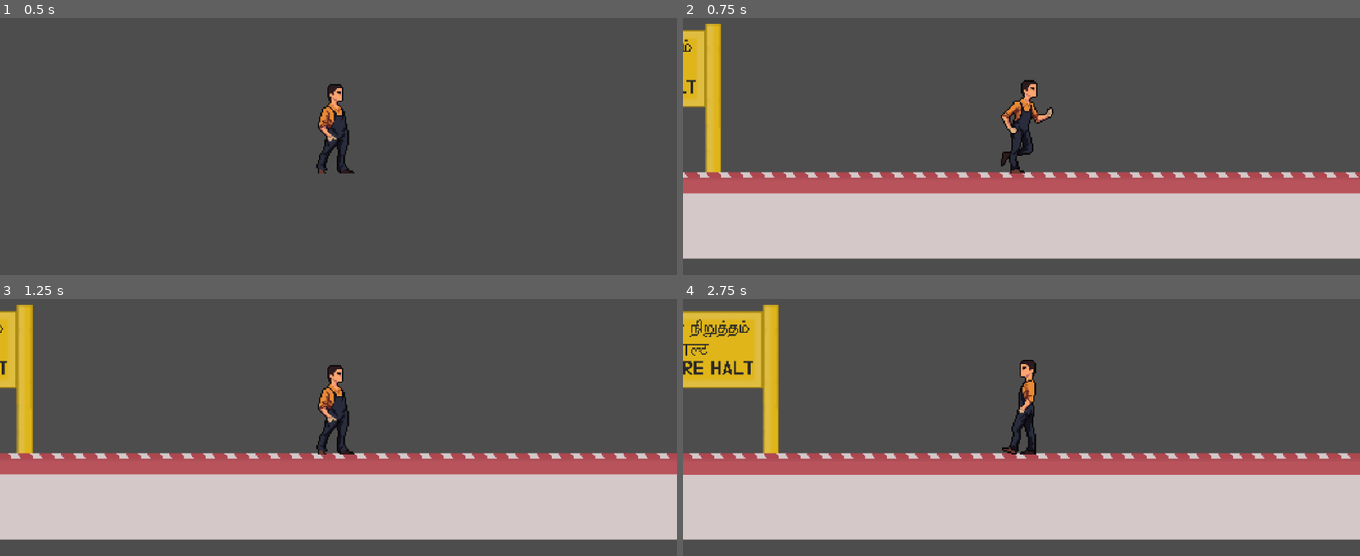
Above: before the commit, frames 1-4 (two rows, left to right).
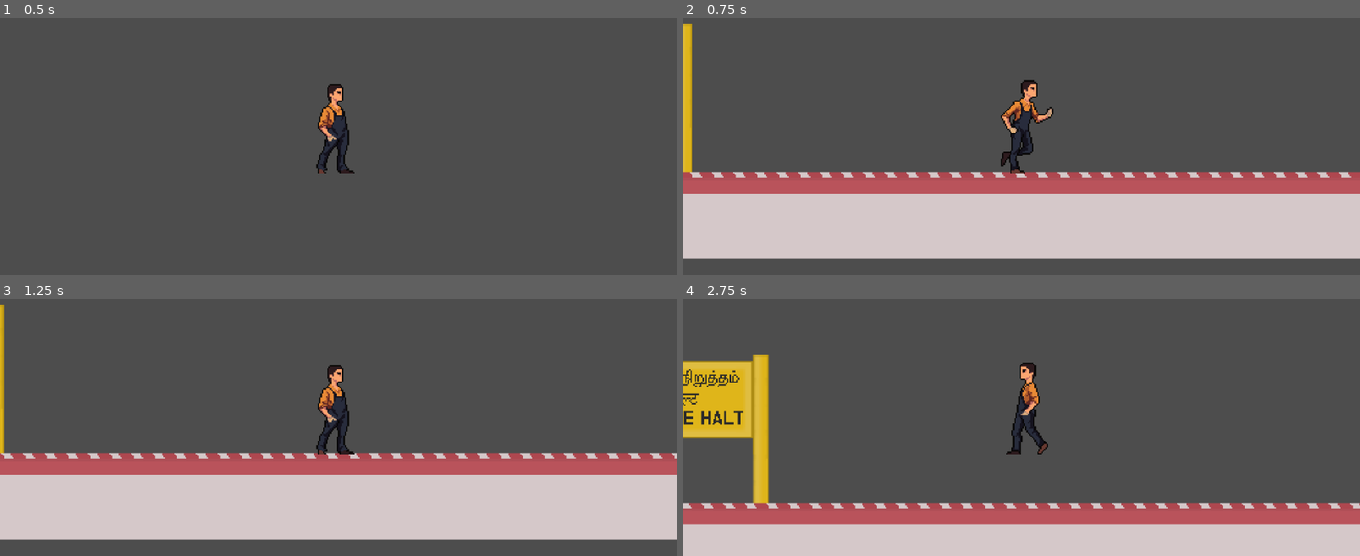
Above: after the commit, the same moments.

Repository: nareshkarthigeyan/velanorehalt
Game: Godot game, scene res://Main.tscn
Same seed, same stepped clock (60 frames per second), same inputs: the game is played once before the commit and once after it.
Inputs (mouse positions are in pixels of both pictures, inside the frame that each line leads up to):
- Up to frame 1 (0.5 s): no input
- Up to frame 2 (0.75 s): tap Enter (ui_accept) at 0.5 s; move the mouse to (1170, 66) at 0.52 s; hold Right (ui_right) from 0.53 s (still down); hold Enter (ui_accept) from 0.53 s (still down); click (1170, 66) at 0.67 s
- Up to frame 3 (1.25 s): keep holding Right (ui_right); keep holding Enter (ui_accept)
- Up to frame 4 (2.75 s): move the mouse to (886, 383) at 1.27 s; release Enter (ui_accept) at 1.28 s; tap Enter (ui_accept) at 1.35, 1.52, 1.82 s; move the mouse to (outside the picture) at 2.02 s; release Right (ui_right) at 2.03 s; hold Left (ui_left) from 2.03 s (still down); hold Enter (ui_accept) from 2.03 s (still down)

Frame 1 is identical in both runs. In frame 2, 4.4% of the frame differs, in the area x 0-100%, y 2-69%; in frame 3, 4.2%; in frame 4, 41%, in the area x 0-100%, y 2-100%.

Commit message:
continous jump + move mid air fix

Diff:
--- a/Player/Script/IdleState.gd
+++ b/Player/Script/IdleState.gd
@@ -5,6 +5,8 @@
 	print("In Idle State!")
 	player.velocity.x = move_toward(player.velocity.x, 0, player.WALK_SPEED)
 	player.AnimatedPlayerSprite.play("idle")
+
+
 
 func Physics(delta: float) -> State:
 	#print("Inside Idle Physics")
@@ -21,8 +23,14 @@
 		input_pressed = "ui_left"
 	elif Input.is_action_just_pressed("ui_right"):
 		input_pressed = "ui_right"
-	elif Input.is_action_just_pressed("ui_accept"):
-		return player.state_machine.get_node("JumpState")
+	elif Input.is_action_pressed("ui_accept"):
+		player.jump_requested = true
+		player.jump_cancelled = false
+		player.delayed_jump()
+		return null
+
+	if Input.is_action_just_released("ui_accept"):
+		player.jump_cancelled = true
 
 	if input_pressed != "":
 		if current_time - player.last_input_time[input_pressed] <= player.DOUBLE_TAP_TIME:
--- a/Player/JumpState.gd
+++ b/Player/Script/JumpState.gd
@@ -13,15 +13,37 @@
 
 func Physics(delta: float) -> State:
 
-
 	if Input.is_action_just_pressed("ui_accept") and player.is_on_floor():
 		player.velocity.y = JUMP_VELOCITY
 
 	if not player.is_on_floor():
 		player.velocity.y += ProjectSettings.get_setting("physics/2d/default_gravity") * delta
 	#return null
+	#
+	#var direction = Input.get_axis("ui_left", "ui_right")
+	#if direction != 0:
+		#if player.velocity.x == direction * player.WALK_SPEED && player.velocity.x != 0:
+			#player.velocity.x = direction * player.WALK_SPEED
+		#elif direction == player.run_direction and player.run_direction != 0:
+			#player.velocity.x = direction * player.RUN_SPEED
+	##player.sprite.scale.x = sign(direction)
+
+	var direction = Input.get_axis("ui_left", "ui_right")
+	if direction != 0:
+		# Choose correct speed (walk or run)
+		var speed = player.WALK_SPEED
+		if direction == player.run_direction and player.run_direction != 0:
+			speed = player.RUN_SPEED
+		# Optional: smoother air control
+		var air_control := 0.5
+		player.velocity.x = lerp(player.velocity.x, direction * speed, air_control)
+			# Flip sprite
+		player.sprite.scale.x = sign(direction)
+
+	#if direction == 0:
+		#player.AnimatedPlayerSprite.play("idle")
+
 	if player.is_on_floor():
-		var direction = Input.get_axis("ui_left", "ui_right")
 		if player.velocity.x == direction * player.WALK_SPEED && player.velocity.x != 0:
 			return player.state_machine.get_node("WalkState")
 		elif direction == player.run_direction and player.run_direction != 0:
--- a/Player/RunState.gd
+++ b/Player/Script/RunState.gd
@@ -8,8 +8,14 @@
 func Physics(delta: float) -> State:
 	var direction = Input.get_axis("ui_left", "ui_right")
 
-	if not player.is_on_floor() or Input.is_action_just_pressed("ui_accept"):
-		return player.state_machine.get_node("JumpState")
+	if not player.is_on_floor() or Input.is_action_pressed("ui_accept"):
+		player.jump_requested = true
+		player.jump_cancelled = false
+		player.delayed_jump()
+		return null
+
+	if Input.is_action_just_released("ui_accept"):
+		player.jump_cancelled = true
 
 
 	if direction == 0:
--- a/Player/WalkState.gd
+++ b/Player/Script/WalkState.gd
@@ -8,8 +8,14 @@
 func Physics(delta: float) -> State:
 	var direction = Input.get_axis("ui_left", "ui_right")
 
-	if not player.is_on_floor() or Input.is_action_just_pressed("ui_accept"):
-		return player.state_machine.get_node("JumpState")
+	if not player.is_on_floor() or Input.is_action_pressed("ui_accept"):
+		player.jump_requested = true
+		player.jump_cancelled = false
+		player.delayed_jump()
+		return null
+
+	if Input.is_action_just_released("ui_accept"):
+		player.jump_cancelled = true
 
 	if direction == 0:
 		return player.state_machine.get_node("IdleState")
--- a/Player/Script/player.gd
+++ b/Player/Script/player.gd
@@ -13,6 +13,8 @@
 }
 
 var run_direction = 0
+var jump_requested := false
+var jump_cancelled := false
 
 func _ready() -> void:
 	state_machine.Initialize(self)
@@ -48,6 +50,13 @@
 		Input.action_release("ui_right")
 		Input.action_release("ui_accept")
 
+func delayed_jump() -> void:
+	if state_machine.current_state.name == "JumpState":
+		return
+	var current_request = jump_requested
+	await get_tree().create_timer(0.05).timeout
+	if current_request and not jump_cancelled:
+		state_machine.ChangeState(state_machine.get_node("JumpState"))
 
 func _physics_process(delta: float) -> void:
 	state_machine._physics_process(delta)
--- a/Player/Script/state.gd
+++ b/Player/Script/state.gd
@@ -19,6 +19,7 @@
 func Process(_delta: float) -> State:
 	return null
 
+
 func Physics(_delta: float) -> State:
 	return null
 
--- a/Player/player.tscn
+++ b/Player/player.tscn
@@ -6,9 +6,9 @@
 [ext_resource type="Texture2D" uid="uid://c6dqcr7w3lupx" path="res://Player/Sprites/Run.png" id="3_hqtel"]
 [ext_resource type="Script" uid="uid://da5td8gcrcr4r" path="res://Player/Script/Player_State_Machine.gd" id="5_k53q1"]
 [ext_resource type="Script" uid="uid://520e5opjcnty" path="res://Player/Script/IdleState.gd" id="6_fhl08"]
-[ext_resource type="Script" uid="uid://bkcqhhwrqqvdp" path="res://Player/WalkState.gd" id="7_vtle1"]
-[ext_resource type="Script" uid="uid://he6jhn30cndl" path="res://Player/RunState.gd" id="8_00tjw"]
-[ext_resource type="Script" uid="uid://p33kml42n48l" path="res://Player/JumpState.gd" id="9_x3vf3"]
+[ext_resource type="Script" uid="uid://bkcqhhwrqqvdp" path="res://Player/Script/WalkState.gd" id="7_00tjw"]
+[ext_resource type="Script" uid="uid://he6jhn30cndl" path="res://Player/Script/RunState.gd" id="8_x3vf3"]
+[ext_resource type="Script" uid="uid://p33kml42n48l" path="res://Player/Script/JumpState.gd" id="9_apopc"]
 
 [sub_resource type="AtlasTexture" id="AtlasTexture_hqtel"]
 atlas = ExtResource("1_onrkg")
@@ -241,10 +241,10 @@
 script = ExtResource("6_fhl08")
 
 [node name="WalkState" type="Node" parent="StateMachine"]
-script = ExtResource("7_vtle1")
+script = ExtResource("7_00tjw")
 
 [node name="RunState" type="Node" parent="StateMachine"]
-script = ExtResource("8_00tjw")
+script = ExtResource("8_x3vf3")
 
 [node name="JumpState" type="Node" parent="StateMachine"]
-script = ExtResource("9_x3vf3")
+script = ExtResource("9_apopc")
Renamed: Player/JumpState.gd.uid -> Player/Script/JumpState.gd.uid
Renamed: Player/RunState.gd.uid -> Player/Script/RunState.gd.uid
Renamed: Player/WalkState.gd.uid -> Player/Script/WalkState.gd.uid
Empty file added: Train/Script/TrainState.gd
Not shown, added: Train/Script/TrainState.gd.uid
Not shown, changed: image-1.png.import
